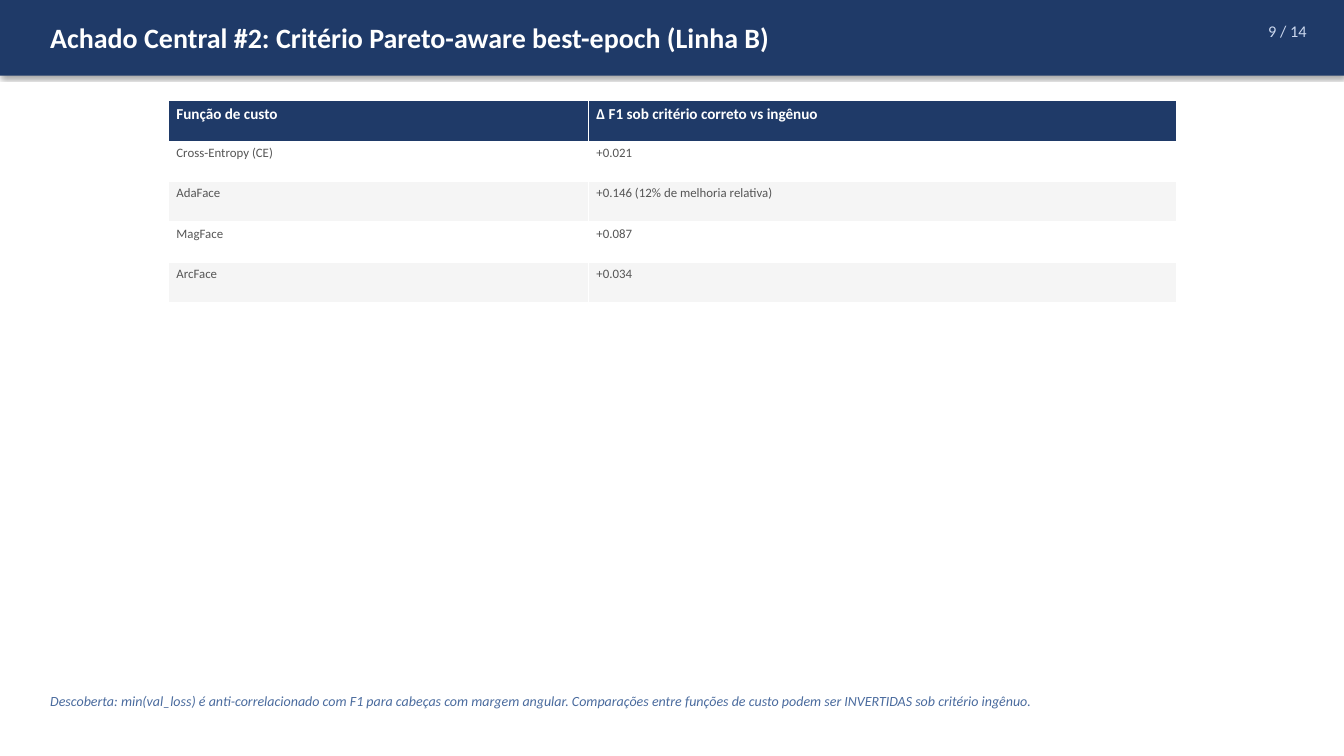
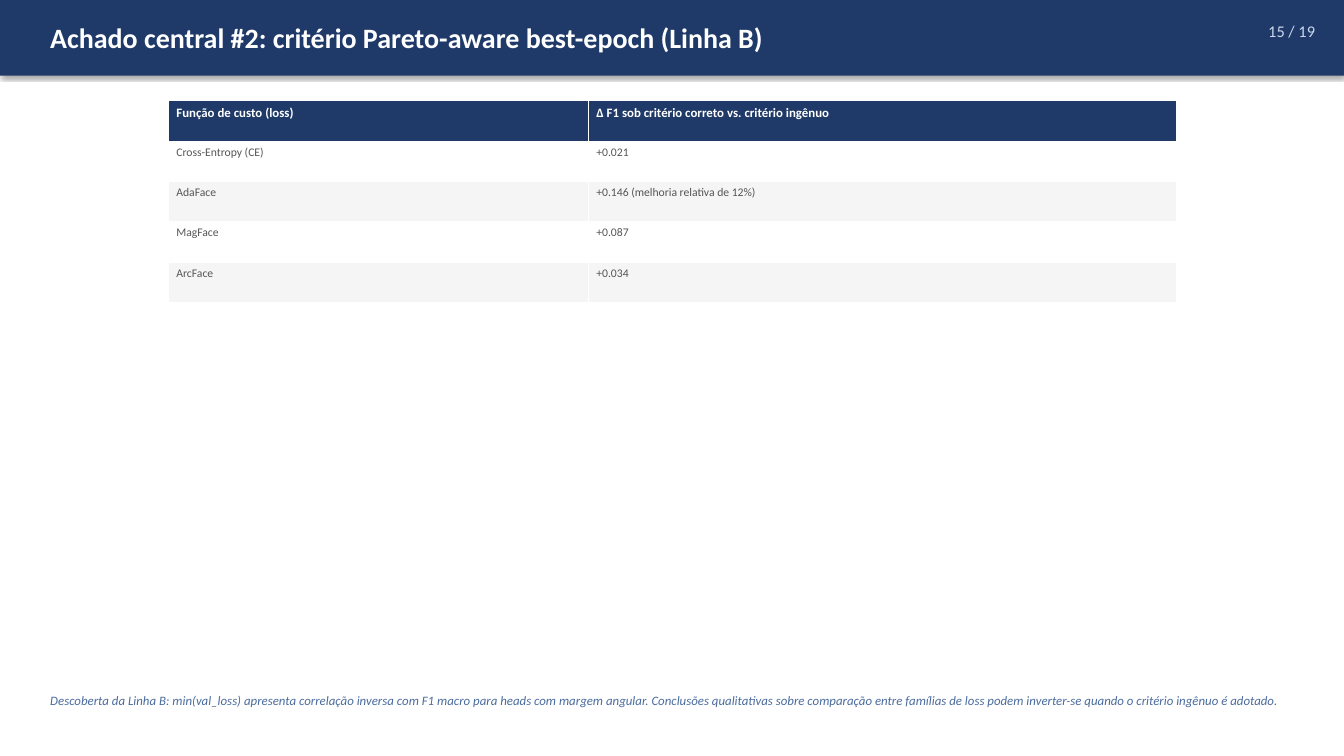
Before and after one commit to marcellozzetti/Facial-Recognition-Models-Mitigating-Bias, a slide deck: slide 15 of docs/apresentações/apresentacao_orientador_2026-05-24.pptx (slide 9 before the commit). Drawn at 1344x756 pixels with LibreOffice and Linux fonts; fonts in the diff are those of the drawing. Boxes give left, top, right and bottom in pixels: in the first picture for what was removed or moved away, otherwise in the second. Text is boxed around its words. In the diff, an @@ line names an element or a change of style, - is before the commit and + after.

```diff
--- a/docs/apresentações/apresentacao_orientador_2026-05-24.pptx
+++ b/docs/apresentações/apresentacao_orientador_2026-05-24.pptx
@@ text at [50,27,762,53]: text changed @@
-Achado Central #2: Critério Pareto-aware best-epoch (Linha B)
+Achado central #2: critério Pareto-aware best-epoch (Linha B)
@@ text at [1268,26,1315,37]: text changed @@
-9 / 14
+15 / 19
@@ table at [168,101,1176,302] @@
-row 1, column 1: Função de custo
+row 1, column 1: Função de custo (loss)
-row 1, column 2: Δ F1 sob critério correto vs ingênuo
+row 1, column 2: Δ F1 sob critério correto vs. critério ingênuo
-row 3, column 2: +0.146 (12% de melhoria relativa)
+row 3, column 2: +0.146 (melhoria relativa de 12%)
@@ size 11 to 10 pt in "Cross-Entropy (CE)", "+0.021", "AdaFace", "MagFace" and 3 more places @@
@@ text at [50,696,1277,707]: text changed; size 12 to 11 pt @@
-Descoberta: min(val_loss) é anti-correlacionado com F1 para cabeças com margem angular. Comparações entre funções de custo podem ser INVERTIDAS sob critério ingênuo.
+Descoberta da Linha B: min(val_loss) apresenta correlação inversa com F1 macro para heads com margem angular. Conclusões qualitativas sobre comparação entre famílias de loss podem inverter-se quando o critério ingênuo é adotado.
```
Also in this commit, not shown: 12 other slides changed, 6 slides added, 1 slide removed, 1 other file.
